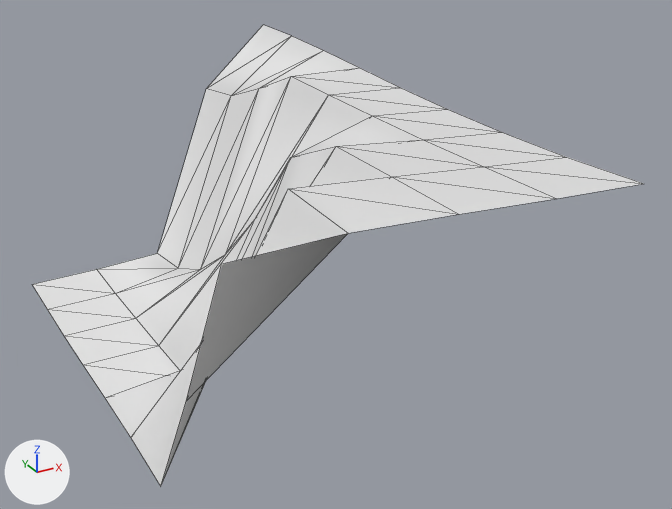
What one commit did to the OBJ model models/areas/idol/sand_1_0.obj.
Both versions are drawn from a 50 mm camera at (17.6, -40.53, 18.0) aimed at (32.43, -13.56, 4.51). The lights are fixed; the arrows at lower left show +X, +Y and +Z. The first picture is the older version. Mesh edges are drawn as thin lines. Where no turn or scale is listed for an object, it has been applied to the vertices. Vertices at exactly the same position are counted once.

The first picture shows 'sand_1_0'.
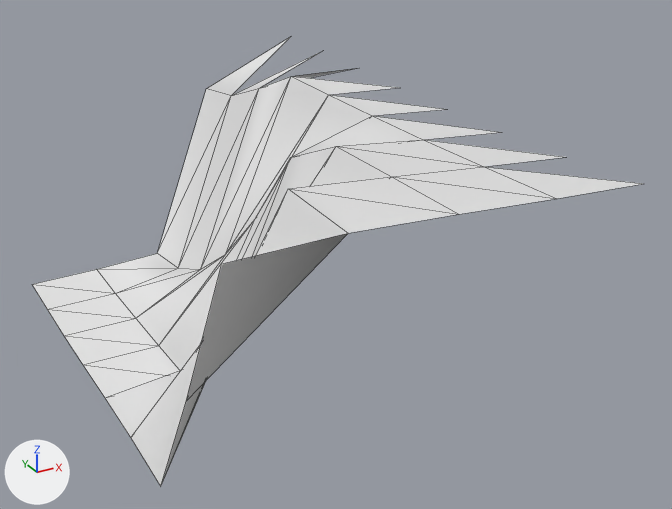
Boxes (x1, y1, x2, y2) around the edits, measured in the pictures (672 x 509 px):
'sand_1_0', reshaped
    before: (32, 25, 644, 486)
    after: (32, 37, 643, 486)
part 1 of me_sand_1_0, deleted
    before: (207, 25, 644, 184)

Patch to the scene script:
```diff
--- a/models/areas/idol/sand_1_0.obj.py
+++ b/models/areas/idol/sand_1_0.obj.py
@@ me_sand_1_0 @@
 # used by ob_sand_1_0; location = (0.0, 0.0, 0.0)
 # verts and faces of me_sand_1_0; kept vertices keep their numbers, new ones are numbered from 45
 # before: 6 (33.0, -3.0, 7.9) at pixel (231, 95), 7 (33.0, 0.0, 7.6) at pixel (206, 88), 8 (36.0, -3.0, 10.3) at pixel (291, 35), 9 (36.0, 0.0, 10.3) at pixel (263, 24), 13 (33.0, -6.0, 8.9) at pixel (259, 88)
 # before: 14 (36.0, -6.0, 10.2) at pixel (323, 50), 18 (33.0, -9.0, 10.0) at pixel (291, 76), 19 (36.0, -9.0, 10.0) at pixel (359, 67), 23 (33.0, -12.0, 9.9) at pixel (328, 94), 24 (36.0, -12.0, 9.9) at pixel (400, 87)
 # before: 28 (33.0, -15.0, 9.9) at pixel (372, 115), 29 (36.0, -15.0, 9.7) at pixel (447, 109), 33 (33.0, -18.0, 9.9) at pixel (423, 139), 34 (36.0, -18.0, 9.7) at pixel (502, 132), 38 (33.0, -21.0, 9.9) at pixel (484, 166)
 # before: 39 (36.0, -21.0, 9.7) at pixel (566, 157), 44 (36.0, -24.0, 9.8) at pixel (644, 183)
-me_sand_1_0.from_pydata(...)  # 45 vertices, 64 faces; spans x 24.0..36.0, y -24.0..0.0, z -0.4..10.3
+me_sand_1_0.from_pydata(...)  # 44 vertices, 56 faces; spans x 24.0..36.0, y -24.0..0.0, z -0.4..10.3
+# me_sand_1_0 part 1
+delete_vertices([9])  # with the faces that use them
+delete_faces([(6, 14, 8), (13, 19, 14), (18, 24, 19), (23, 29, 24), (28, 34, 29), (33, 39, 34)])
+delete_faces([(38, 44, 39)])
```
